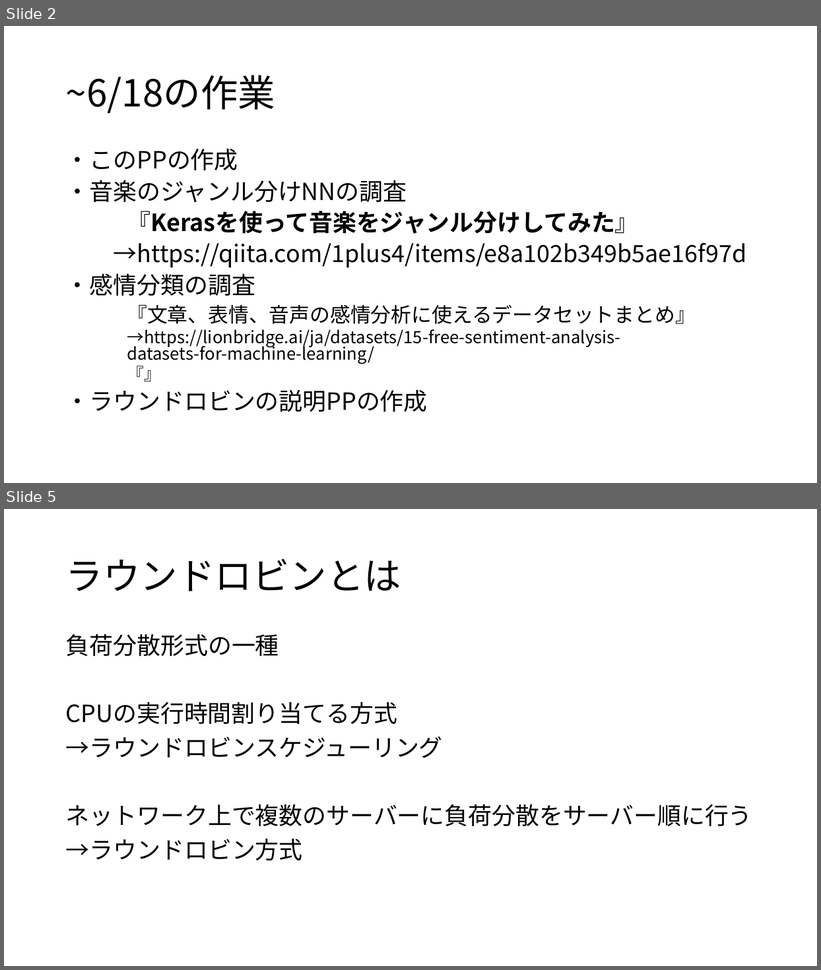
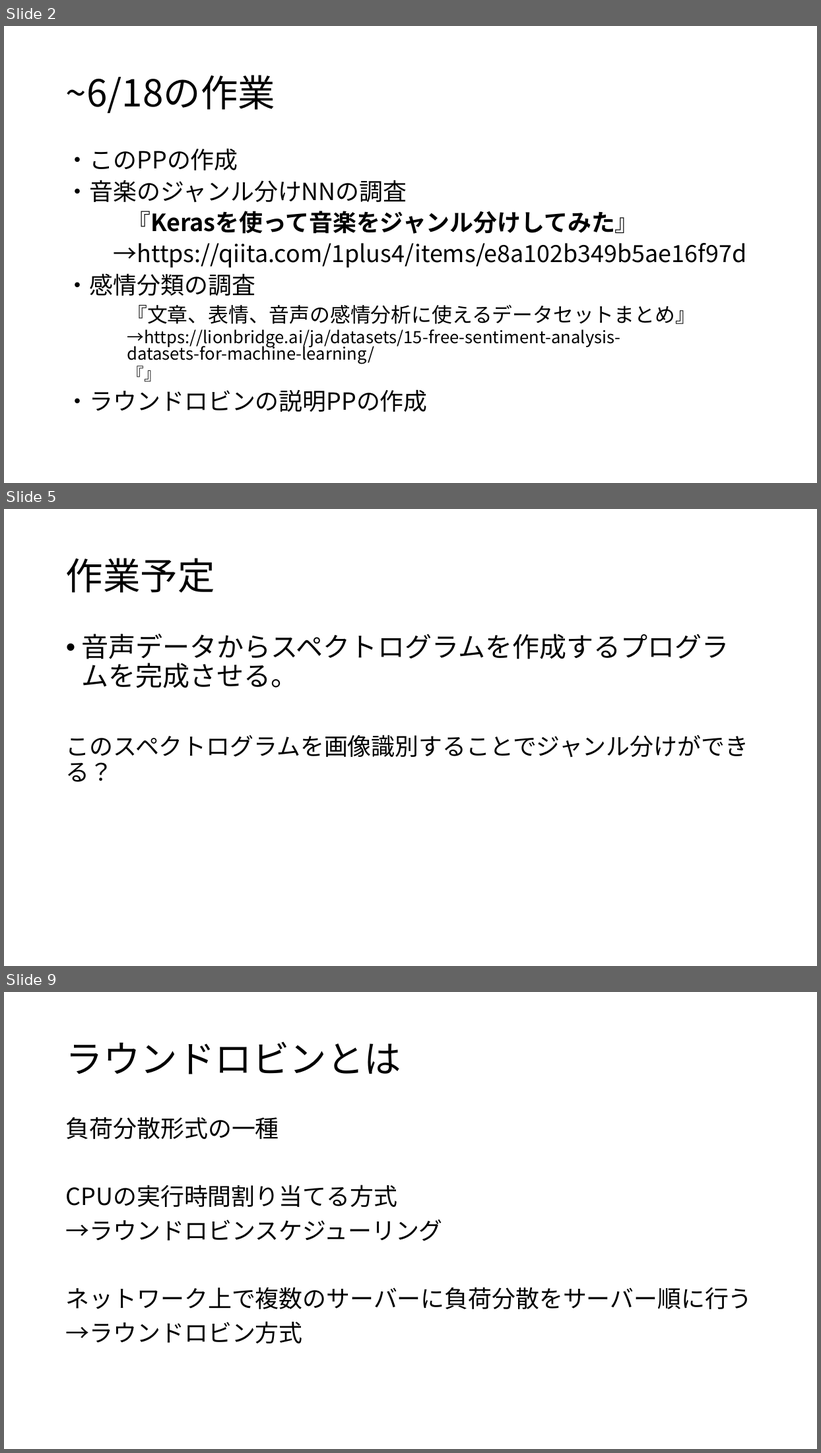
Before and after one commit to kait-takanolab/1821144-yoshii-thesis, a slide deck: 1821144_yoshii_sotsuken_618.pptx. Shown one above the other, each under a label of ours: slides 2 and 5 before the commit, slides 2, 5 and 9 after it; the slides between them are not shown. The pictures are 821x970 and 821x1453 pixels, drawn with LibreOffice and Linux fonts; fonts in the diff are those of the drawing. Boxes give left, top, right and bottom in pixels: in the first picture for what was removed or moved away, otherwise in the second. Text is boxed around its words. In the diff, an @@ line names an element or a change of style, - is before the commit and + after.

```diff
--- a/1821144_yoshii_sotsuken_618.pptx
+++ b/1821144_yoshii_sotsuken_618.pptx
@@ slide 5 added at [4,509,817,966], background #FFFFFF @@
@@ title added at [66,558,215,593], 44 pt, text #000000 @@
+作業予定
@@ text added at [66,634,748,782], 32 pt, text #000000 @@
+• 音声データからスペクトログラムを作成するプログラムを完成させる。
+このスペクトログラムを画像識別することでジャンル分けができる？
@@ what was slide 5 is now slide 9 @@
```
Also in this commit, not shown: 2 slides changed, 3 other slides added, 1 slide removed.
